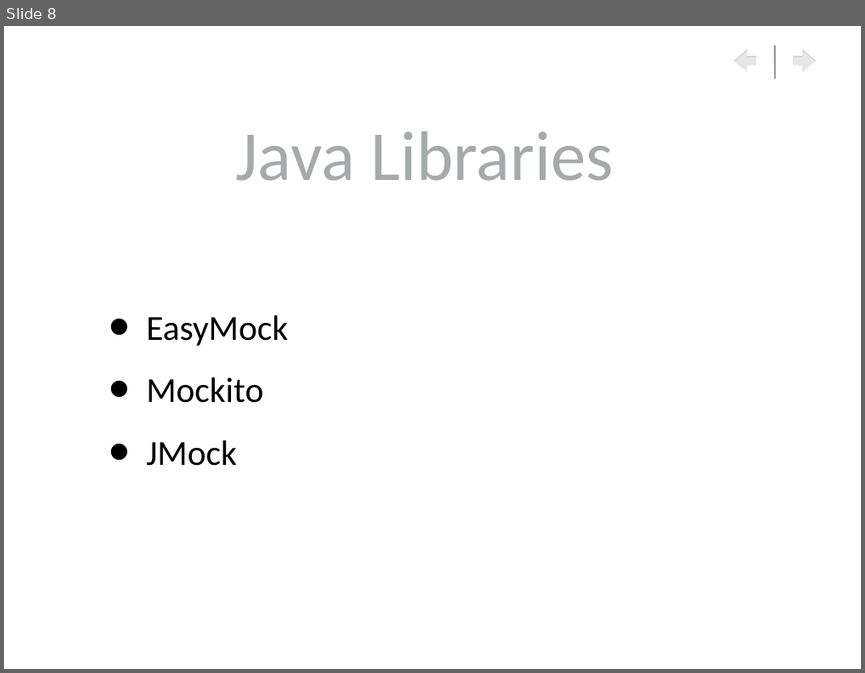
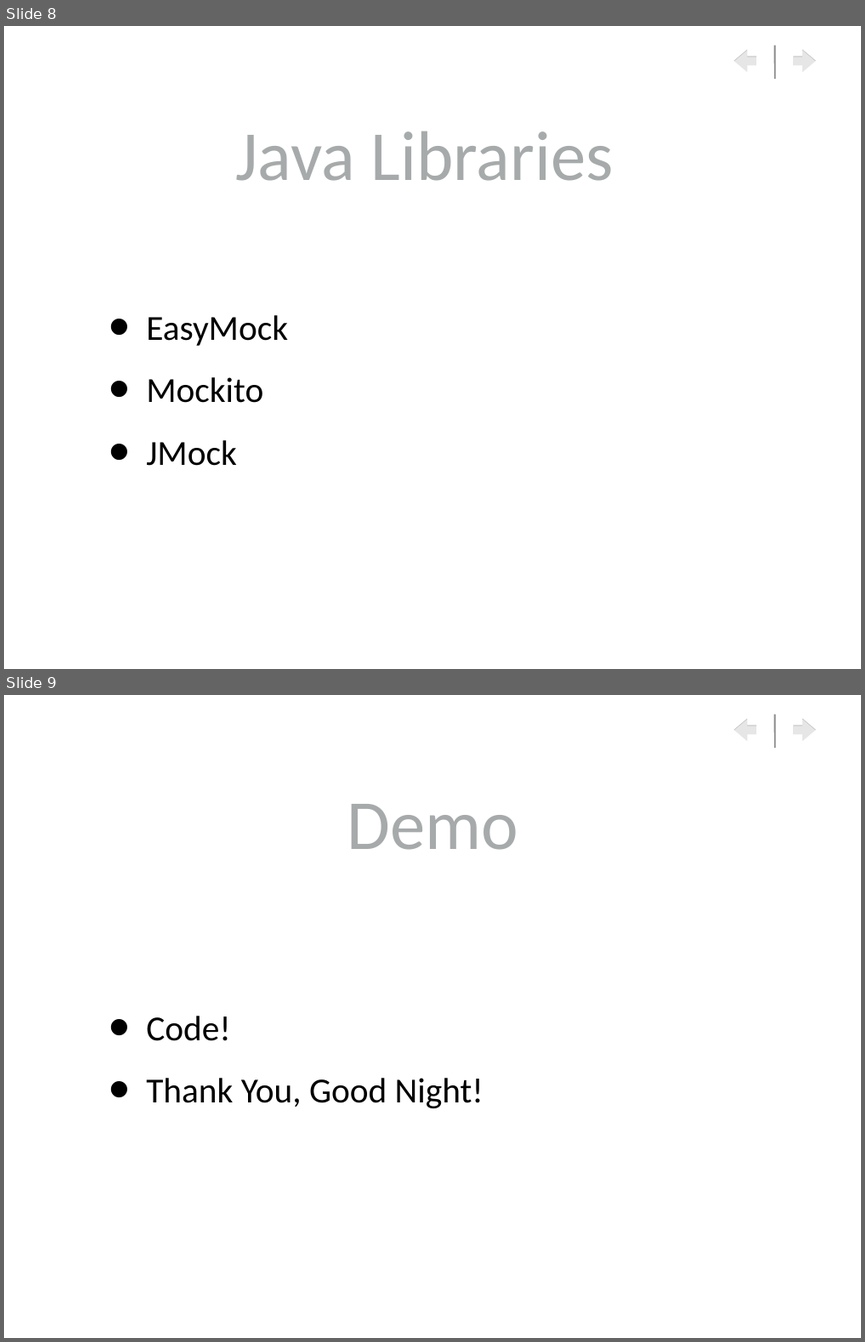
Before and after one commit to RaviVaranasi/mocktesting, a slide deck: docs/MockingGroovyTesting.ppt. Shown one above the other, each under a label of ours: slide 8 before the commit, slides 8 and 9 after it. The pictures are 865x673 and 865x1342 pixels, drawn with LibreOffice and Linux fonts; fonts in the diff are those of the drawing; background and template pictures are left out. Boxes give left, top, right and bottom in pixels: in the first picture for what was removed or moved away, otherwise in the second. Text is boxed around its words. In the diff, an @@ line names an element or a change of style, - is before the commit and + after.

Commit message:
Changes to ppt.

```diff
--- a/docs/MockingGroovyTesting.ppt
+++ b/docs/MockingGroovyTesting.ppt
@@ slide 9 added at [4, 695, 861, 1338], background picture (left out); not listed: 3 template elements that a slide beside it also shows @@
@@ title added at [347, 804, 518, 850], 84 pt, text #A7AAAB @@
+Demo
@@ text added at [146, 1015, 483, 1108], 42 pt, text #000000 @@
+• Code!
+• Thank You, Good Night!
```
